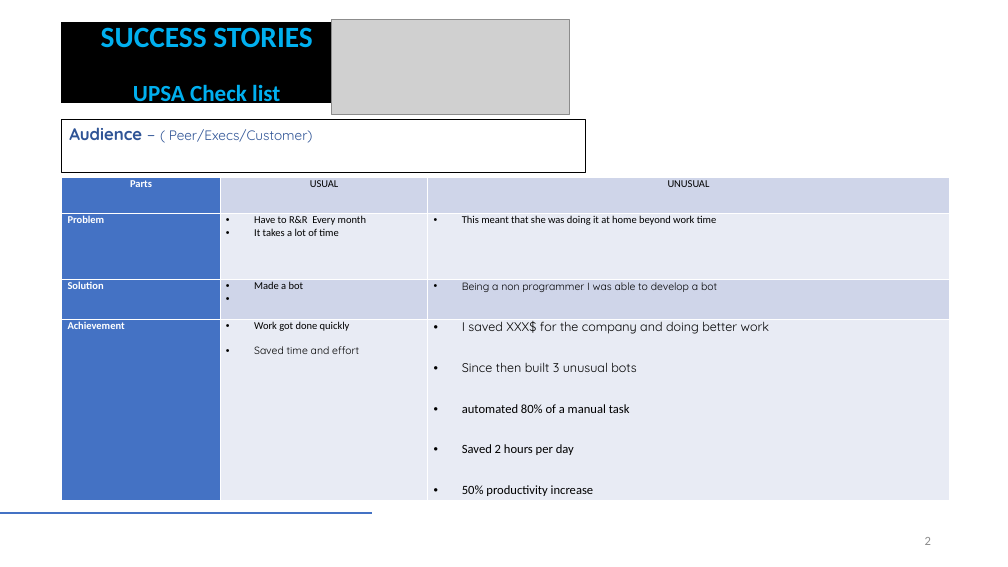
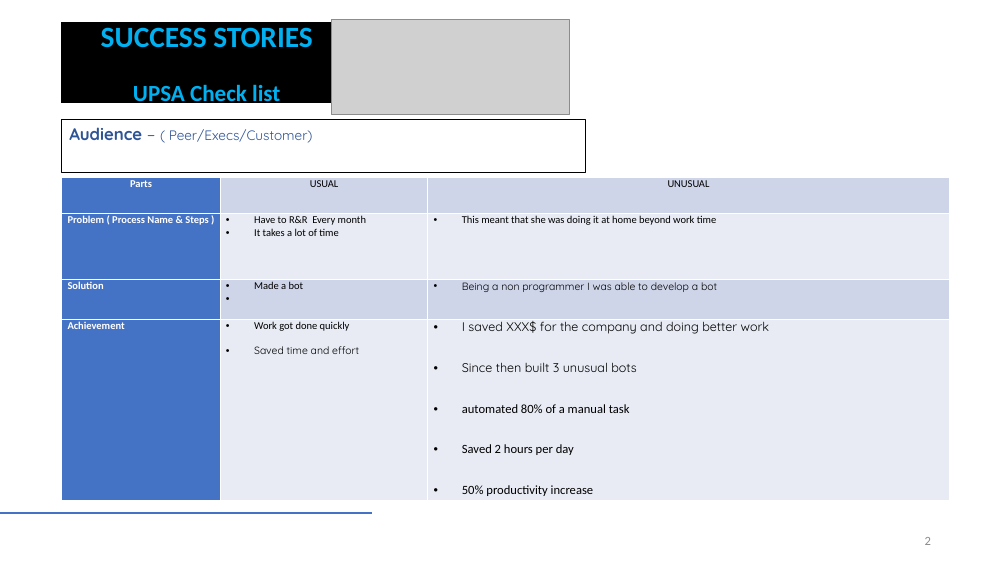
Before and after one commit to tinymagiq/hipoha-framework, a slide deck: slide 2 of Downloads/Bot Story Template.pptx. Drawn at 1008x567 pixels with LibreOffice and Linux fonts; fonts in the diff are those of the drawing; grey boxes stand for pictures. Boxes give left, top, right and bottom in pixels: in the first picture for what was removed or moved away, otherwise in the second. Text is boxed around its words. In the diff, an @@ line names an element or a change of style, - is before the commit and + after.

```diff
--- a/Downloads/Bot Story Template.pptx
+++ b/Downloads/Bot Story Template.pptx
@@ table at [62,178,950,501] @@
-row 2, column 1: Problem
+row 2, column 1: Problem ( Process Name & Steps )
```
Also in this commit, not shown: 1 other file.
